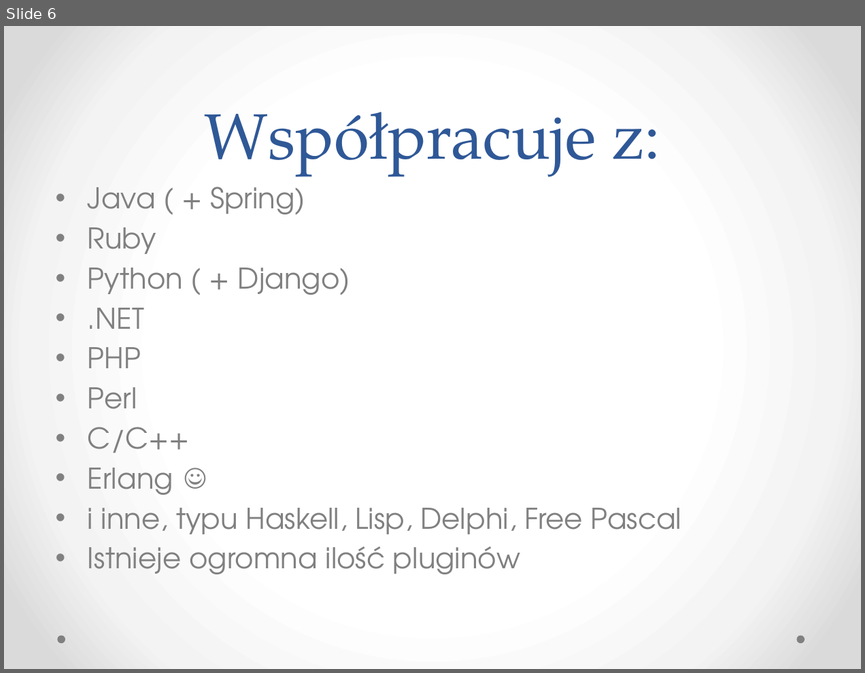
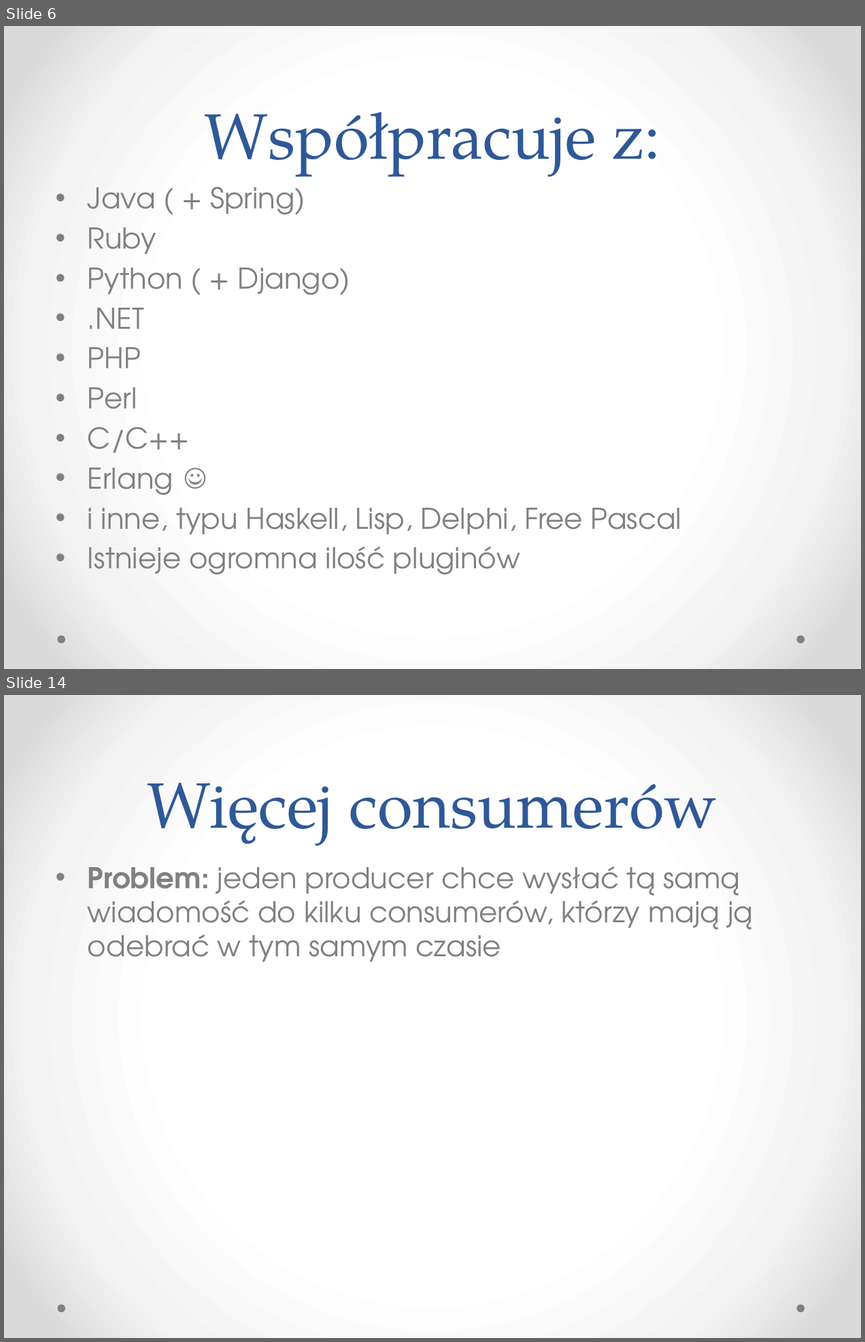
Before and after one commit to kajto/erlang-project, a slide deck: RabbitMQ.pptx. Shown one above the other, each under a label of ours: slide 6 before the commit, slides 6 and 14 after it; the slides between them are not shown. The pictures are 865x673 and 865x1342 pixels, drawn with LibreOffice and Linux fonts; fonts in the diff are those of the drawing. Boxes give left, top, right and bottom in pixels: in the first picture for what was removed or moved away, otherwise in the second. Text is boxed around its words. In the diff, an @@ line names an element or a change of style, - is before the commit and + after.

```diff
--- a/RabbitMQ.pptx
+++ b/RabbitMQ.pptx
@@ slide 14 added at box(4, 695, 861, 1338), background gradient #FFFFFF to #F4F4F4 to #DADADA; not listed: 2 template elements that a slide beside it also shows @@
@@ title added at box(147, 783, 718, 846), 54 pt, text #2F5897 @@
+Więcej consumerów
@@ text added at box(88, 866, 753, 962), 24 pt, text #808080 @@
+• Problem: jeden producer chce wysłać tą samą wiadomość do kilku consumerów, którzy mają ją odebrać w tym samym czasie
```
Also in this commit, not shown: 4 slides changed, 14 other slides added, 1 slide removed, 2 other files.
